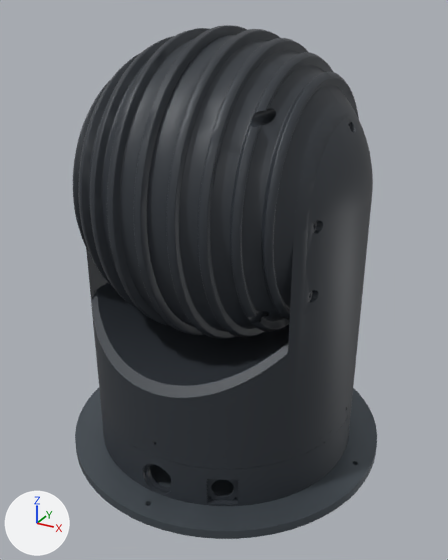
An edit to the glTF model assets/models/ptz_roof.glb, drawn before and after from the same camera.
Before and after are seen from a camera (50 mm lens) standing at (0.184, -0.337, 0.286) and looking at (0.002, -0.007, 0.121). Every picture has the same lights, and +X, +Y and +Z are marked at lower left. The first picture is the older version. Where no turn or scale is listed for an object, it has been applied to the vertices.

The first picture shows 'Base Mounting .stp-1', 'Base PTZ.stp-1', 'Front Camera V2.stp-2', 'Main Structure.stp-2', 'Pan rotation 1^PTZ assem-1', 'Rear Camera V2 (1).stp-1', 'Side case bolt-2'.
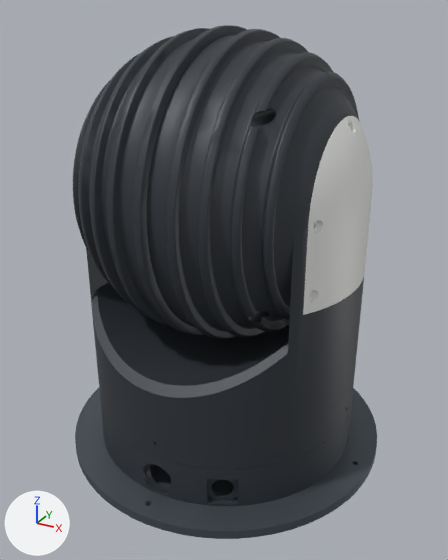
Pixel boxes [x1, y1, x2, y2] of what changed, in the pictures (448 x 560 px):
'Side case bolt-2', recoloured (dark grey to white)
    both: [303, 116, 373, 315]

The edits, one by one:
Material 'Warm white side panels' (mat_warm_white_side_panels) is new.
Its base color is (0.82, 0.83, 0.8) (white #eaebe7).
me_ptz_assem___side_case_bolt_2 has 592 vertices, 1200 faces and spans x 0.075..0.09, y -0.0498..0.0497, z 0.1319..0.2315.
me_ptz_assem___side_case_bolt_2 no longer uses material mat_dark_powder_coated_enclosure (dark grey #353a40).
me_ptz_assem___side_case_bolt_2 gains material mat_warm_white_side_panels (white #eaebe7).
